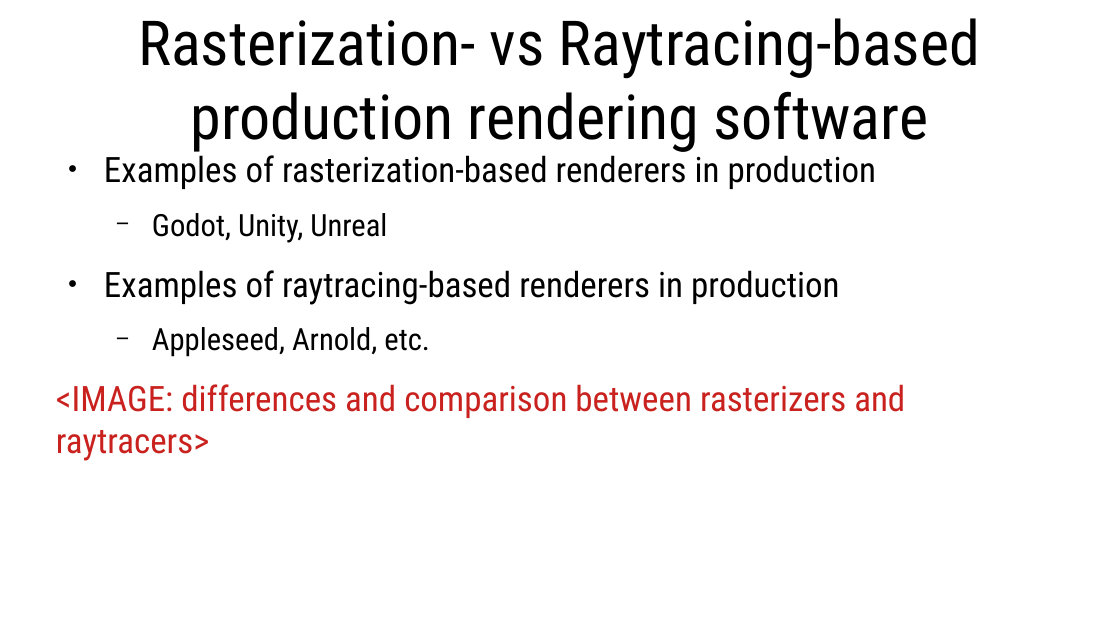
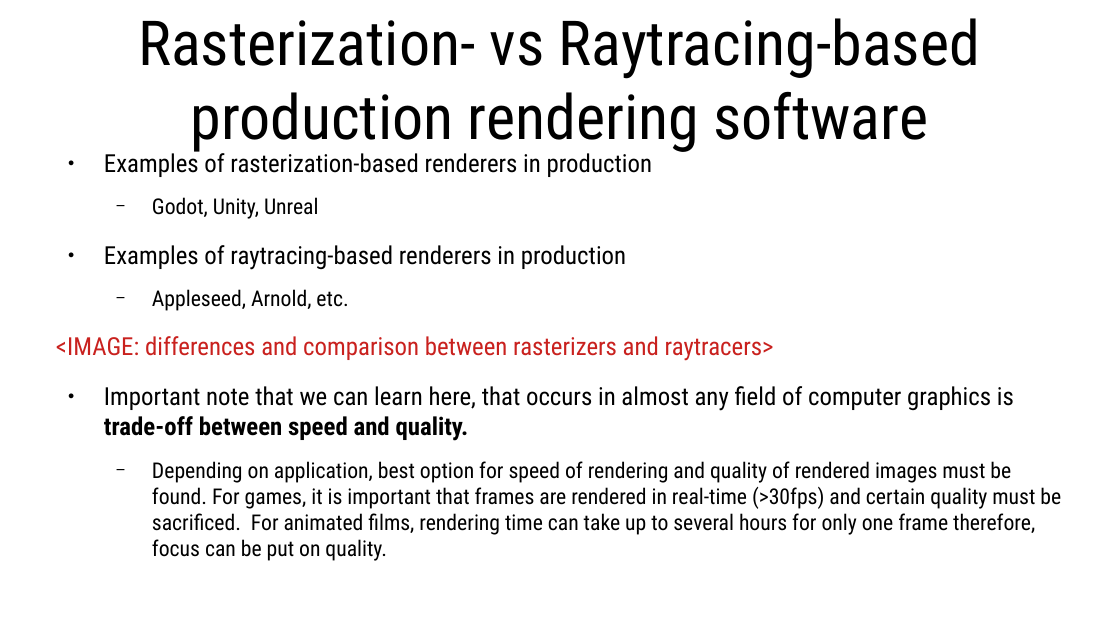
Before and after one commit to lorentzo/IntroductionToComputerGraphics, a slide deck: slide 23 of lectures/foundations_rendering/foundations_rendering.odp (slide 22 before the commit). Drawn at 1120x630 pixels with LibreOffice and Linux fonts; fonts in the diff are those of the drawing. Boxes give left, top, right and bottom in pixels: in the first picture for what was removed or moved away, otherwise in the second. Text is boxed around its words. In the diff, an @@ line names an element or a change of style, - is before the commit and + after.

Commit message:
3d scene and rendering foundations

```diff
--- a/lectures/foundations_rendering/foundations_rendering.odp
+++ b/lectures/foundations_rendering/foundations_rendering.odp
@@ text at box(56, 149, 774, 361): size 24.8 to 17.6 pt in "Examples of rasterization-based renderers in production", "Examples of raytracing-based renderers in production", "<IMAGE: differences and comparison between rasterizers and ..."; size 21.7 to 15.4 pt in "Godot, Unity, Unreal", "Appleseed, Arnold, etc." @@
@@ text at box(104, 386, 1061, 561): paragraphs added @@
+● Important note that we can learn here, that occurs in almost any field of computer graphics is trade-off between speed and quality.
+  − Depending on application, best option for speed of rendering and quality of rendered images must be found. For games, it is important that frames are rendered in real-time (>30fps) and certain quality must be sacrificed. For animated films, rendering time can take up to several hours for only one frame therefore, focus can be put on quality.
```
Also in this commit, not shown: 2 other slides changed, 1 slide added, 4 other files.
